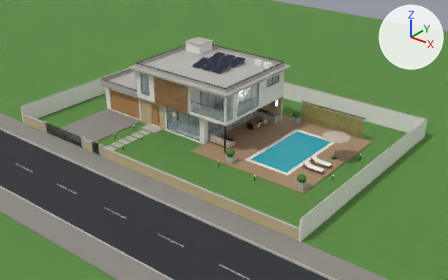
The glTF model residencia-3d/assets/models/casa.glb, before and after one commit.
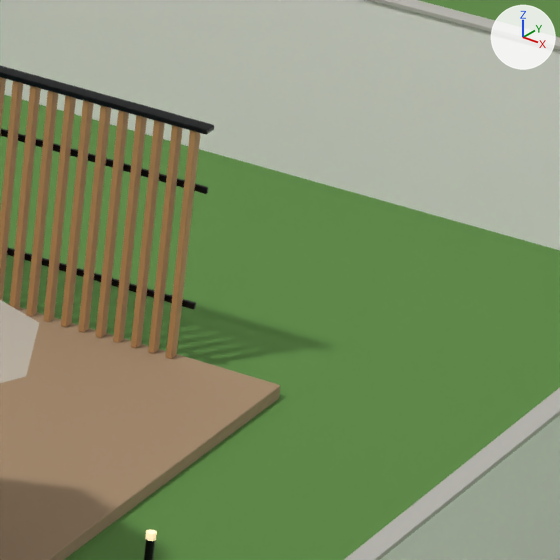
Old and new are each drawn whole from a 50 mm camera at (36.3, -44.6, 26.7) aimed at (1.4, -0.9, -0.4) and again close up on the part from 77% to 89% of the width and 38% to 56% of the height. Arrows for +X, +Y and +Z are at upper right; the lights stay in place. The first two pictures are the older version. Where no turn or scale is listed for an object, it has been applied to the vertices. Vertices at exactly the same position are counted once.

In view in the first close-up: 'Externo_arq', 'Externo_det', 'Externo_detR', 'Externo_mob', 'Terreno_flat' and 1 more.
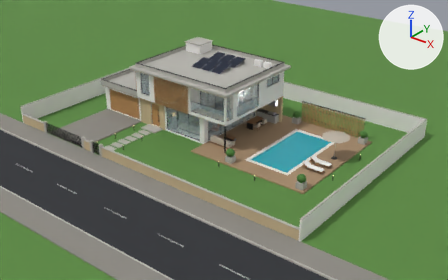
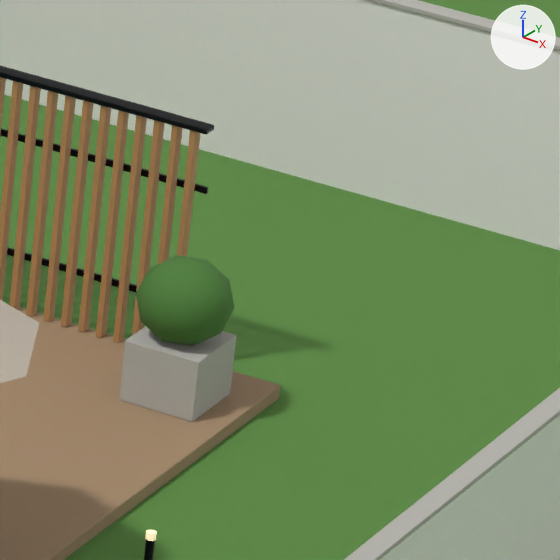
Where the newer file only moved an object's origin or applied its transform, the numbers keep the older frame.

What the commit changed:
me_externo_liso is used by ob_externo_liso; location (9.1, 0.65, 1.05).
me_externo_liso had 126 vertices, 240 faces and spanned x -4.2..4.2, y -5.97..5.97, z -0.39..0.39.
me_externo_liso now has 168 vertices, 320 faces and spans x -4.2..4.2, y -5.97..5.97, z -0.39..0.39.
me_externo_liso part 1: a new loose piece, an icosphere of 80 faces spanning x 3.4..4.2, y 5.13..5.97, z -0.39..0.39, in mat_far_mob_planta (green #4e7e39).
me_externo_mob is used by ob_externo_mob; location (7.521, 0.65, 1.405).
me_externo_mob had 1144 vertices, 2108 faces and spanned x -6.22..6.22, y -5.9..5.9, z -1.27..1.27.
me_externo_mob now has 1168 vertices, 2152 faces and spans x -6.22..6.22, y -5.9..5.9, z -1.27..1.27.
me_externo_mob part 2: the loose piece of 24 vertices spanning x -2.57..-1.87, y 5.2..5.9, z -1.27..-0.7 is copied, and the copy is moved by (7.6, 0.0, 0.0); it spans x 5.03..5.73, y 5.2..5.9, z -1.27..-0.7.

Where the change shows, as pixel boxes [x1, y1, x2, y2] in the close-ups (560 x 560 px):
'Externo_mob', reshaped
    before: [0, 300, 39, 383]
    after: [0, 300, 236, 422]
'Externo_liso', reshaped (not visible before)
    after: [136, 255, 235, 346]
part 2 of me_externo_mob, added
    after: [119, 326, 236, 422]
